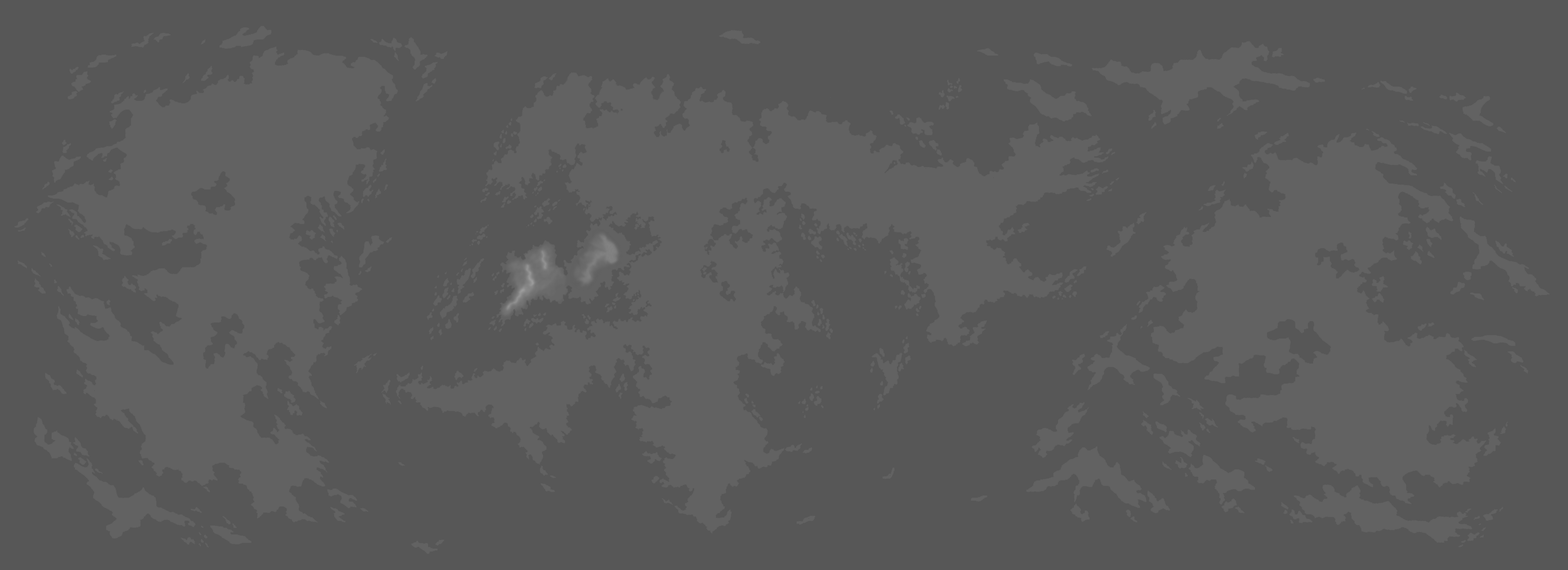
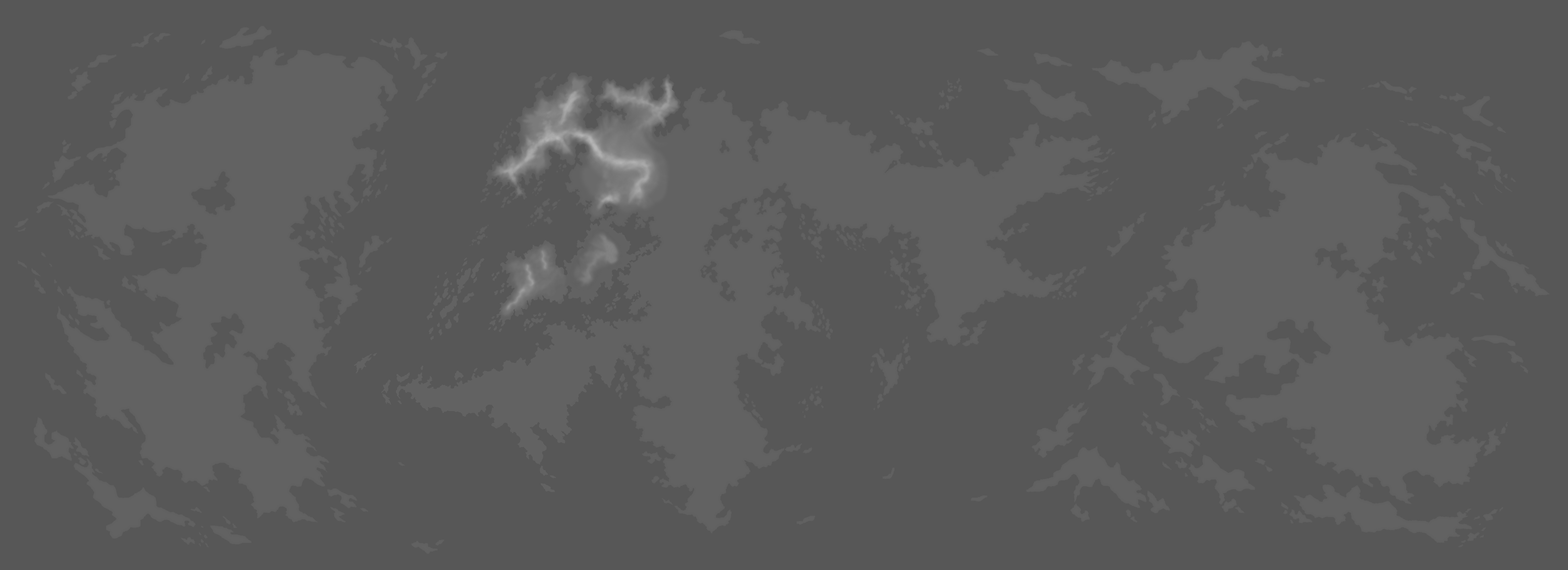
Revision of a layered 1568 × 570 image; what changed, layer by layer:
moved "heightmap.bmp" above "Pasted Layer", painted on it over [left=14, top=28, right=1550, bottom=554]
